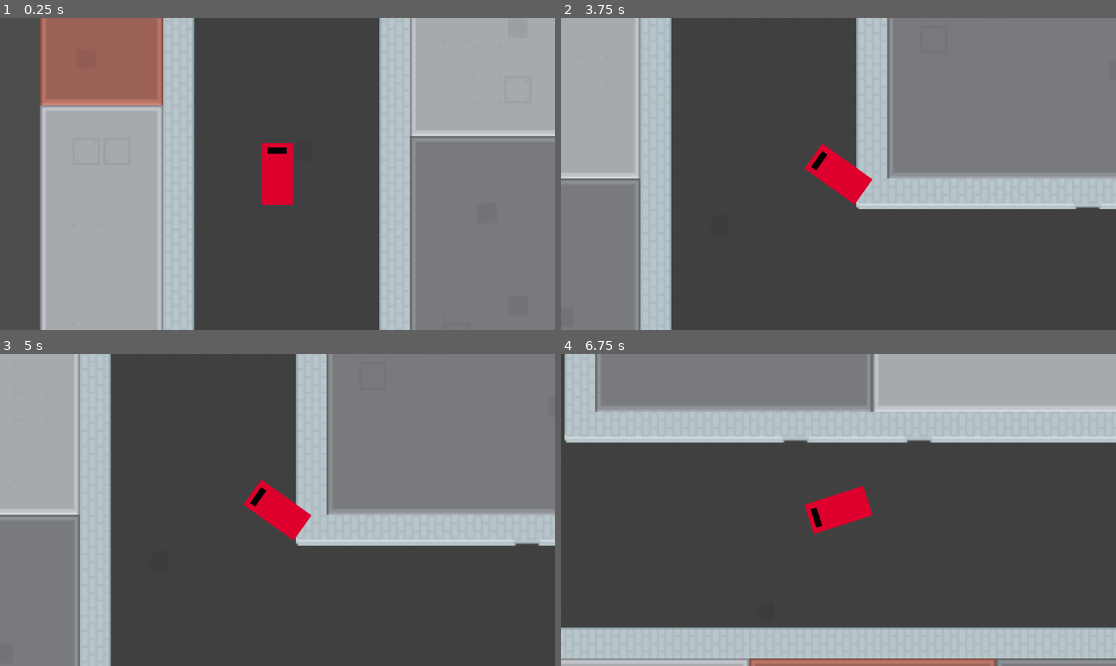
Above: before the commit, frames 1-4 (two rows, left to right).
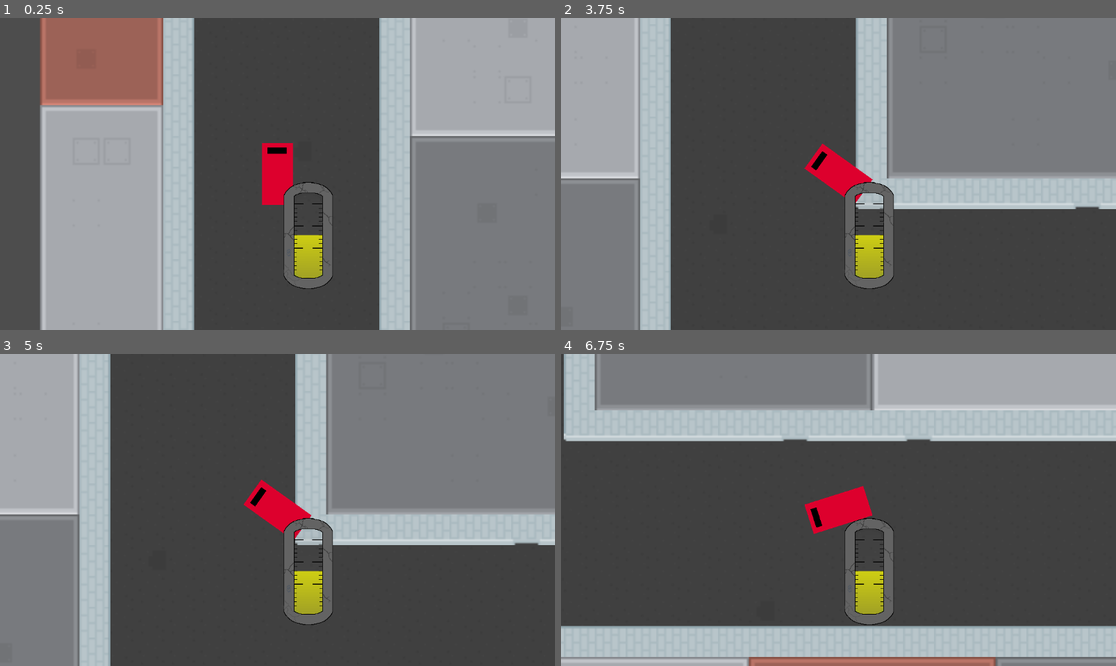
Above: after the commit, the same moments.

Repository: cammarcode/2025dtg
Game: Godot game, scene res://scenes/mapOne.tscn
Two runs of this game, one before a commit and one after it. Both use one fixed random seed, a clock stepped at 60 frames per second and the inputs below. This scene is started directly instead of the project's main scene.
Inputs:
- Up to frame 1 (0.25 s): no input
- Up to frame 2 (3.75 s): tap Enter at 0.5 s; hold D (turn_right) 0.53-1.28 s; tap Space at 1.25 s; hold S (brake) 1.28-2.03 s; hold D (turn_right) 2.03-2.78 s; hold W (accelerate) 2.78-3.53 s; hold A (turn_left) from 3.53 s (still down)
- Up to frame 3 (5 s): keep holding A (turn_left); tap Enter at 4.25 s
- Up to frame 4 (6.75 s): tap Space at 5 s; release A (turn_left) at 5.03 s; hold S (brake) 5.03-5.78 s; hold D (turn_right) 5.78-6.53 s; hold W (accelerate) from 6.53 s (still down)

The runs differ from the first frame. In frame 1, 2.1% of the frame differs, in the area x 51-60%, y 52-87%; in frame 2, 2.5%; in frame 3, 2.7%; in frame 4, 4.5%, in the area x 0-100%, y 0-100%.

Commit message:
Fuel sprite in

Diff:
--- /dev/null
+++ b/scenes/camera.tscn
@@ -0,0 +1,27 @@
+[gd_scene load_steps=5 format=3 uid="uid://cjdswe2341iu4"]
+
+[ext_resource type="Script" uid="uid://s7p8edjjpbun" path="res://scripts/camera.gd" id="1_u5kg4"]
+[ext_resource type="Texture2D" uid="uid://ftn7eqnejbdu" path="res://sprites/fueltank.png" id="2_kod1s"]
+[ext_resource type="Shader" uid="uid://ccnjiyrmwmq35" path="res://shaders/test.gdshader" id="3_tmlye"]
+
+[sub_resource type="ShaderMaterial" id="ShaderMaterial_gtx3x"]
+shader = ExtResource("3_tmlye")
+shader_parameter/level = 0.0
+
+[node name="Camera" type="Camera2D"]
+zoom = Vector2(0.5, 0.5)
+script = ExtResource("1_u5kg4")
+
+[node name="FuelTank" type="Node2D" parent="."]
+
+[node name="Sprite2D" type="TextureRect" parent="FuelTank"]
+z_index = 1
+texture = ExtResource("2_kod1s")
+
+[node name="ColorRect" type="ColorRect" parent="FuelTank"]
+material = SubResource("ShaderMaterial_gtx3x")
+offset_left = 23.0
+offset_top = 37.0
+offset_right = 110.0
+offset_bottom = 217.0
+color = Color(1, 1, 0, 1)
--- a/scenes/mapOne.tscn
+++ b/scenes/mapOne.tscn
@@ -1,11 +1,11 @@
-[gd_scene load_steps=7 format=4 uid="uid://cpi4tofio82rs"]
+[gd_scene load_steps=7 format=4 uid="uid://ddc8ji8gwjaqq"]
 
 [ext_resource type="TileSet" uid="uid://dtptve1xonn4u" path="res://tileMaps/mapOneCopperRoof.tres" id="1_nvxyx"]
 [ext_resource type="TileSet" uid="uid://dgldnpkrmlaof" path="res://tileMaps/mapOneGreyRoof.tres" id="2_81f8o"]
 [ext_resource type="TileSet" uid="uid://ckcpy0vid4y24" path="res://tileMaps/mapOneWhiteRoof.tres" id="3_iha33"]
 [ext_resource type="TileSet" uid="uid://ctrc0mkrim7g1" path="res://tileMaps/road.tres" id="4_iha33"]
 [ext_resource type="PackedScene" uid="uid://cw8wsn46q8n64" path="res://scenes/car.tscn" id="5_u23v3"]
-[ext_resource type="Script" uid="uid://8e3sou63krg7" path="res://scripts/camera.gd" id="6_xl573"]
+[ext_resource type="PackedScene" uid="uid://cjdswe2341iu4" path="res://scenes/camera.tscn" id="5_xl573"]
 
 [node name="mapOne" type="Node2D"]
 
@@ -29,10 +29,8 @@
 tile_map_data = PackedByteArray("AAAEAAYAAAAHAAMAAAAFAAYAAAAHAAMAAAAGAAYAAAAIAAQAAAAHAAYAAAAIAAQAAAAIAAYAAAAHAAMAAAAJAA …(26432 unchanged characters)…
 tile_set = ExtResource("4_iha33")
 
+[node name="Camera" parent="." instance=ExtResource("5_xl573")]
+position = Vector2(493, 1359)
+
 [node name="Car" parent="." instance=ExtResource("5_u23v3")]
 position = Vector2(493, 1359)
-
-[node name="Camera" type="Camera2D" parent="."]
-position = Vector2(26, 224)
-zoom = Vector2(0.5, 0.5)
-script = ExtResource("6_xl573")
--- a/scripts/car.gd
+++ b/scripts/car.gd
@@ -29,7 +29,8 @@
 		prev_speed = speed # for testing
 
 		# acceleration is scaled so that its slower at higher speeds
-		speed += acceleration * delta * ((500/(clamp(speed, 0, max_speed)+500)) + 1)
+		# decrease funny number to slow more
+		speed += acceleration * delta * ((300/(clamp(speed, 0, max_speed)+300)) + 1)
 		speed = clamp(speed, -max_speed/2,max_speed)
 	else:
 		# This section does max speeds and stopping
@@ -81,7 +82,7 @@
 
 func _on_area_2d_body_entered(body):
 	if not body.is_in_group('player'):
-		if speed >= 1300:
+		if speed >= 1600:
 			$spin_timer.start(0.5)
 			roating = true
 		speed = -speed/2
--- /dev/null
+++ b/shaders/test.gdshader
@@ -0,0 +1,20 @@
+shader_type canvas_item;
+uniform float level;
+varying float amplitude;
+
+void vertex() {
+	// Called for every vertex the material is visible on.
+}
+
+void fragment() {
+	if (UV.y < 0.5){
+		COLOR.a = 0.0;
+	}
+	UV;
+	// Called for every pixel the material is visible on.
+}
+
+//void light() {
+//	// Called for every pixel for every light affecting the CanvasItem.
+//	// Uncomment to replace the default light processing function with this one.
+//}
Not shown, added: shaders/test.gdshader.uid
Binary file added: sprites/fueltank.png
Not shown, added: sprites/fueltank.png.import
Not shown: 1 places in tileMaps/mapOneCopperRoof.tres that only renumber resources
Not shown: 1 places in tileMaps/mapOneGreyRoof.tres that only renumber resources
Not shown: 1 places in tileMaps/mapOneWhiteRoof.tres that only renumber resources
Not shown, added: tileMaps/tilemap_packed.png.import
